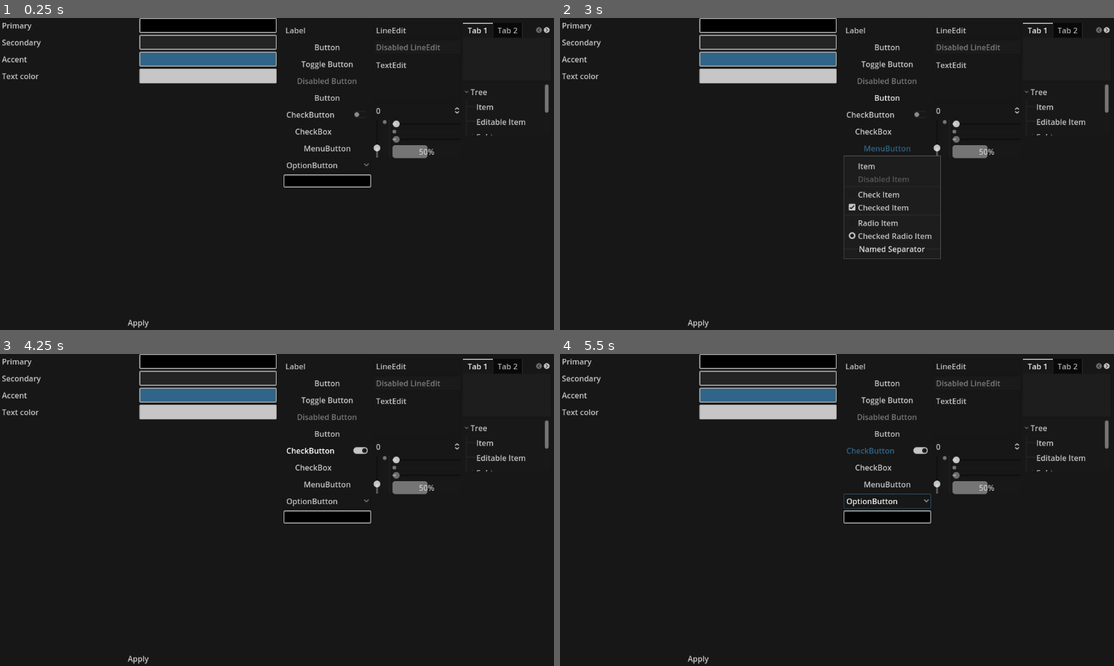
Above: before the commit, frames 1-4 (two rows, left to right).
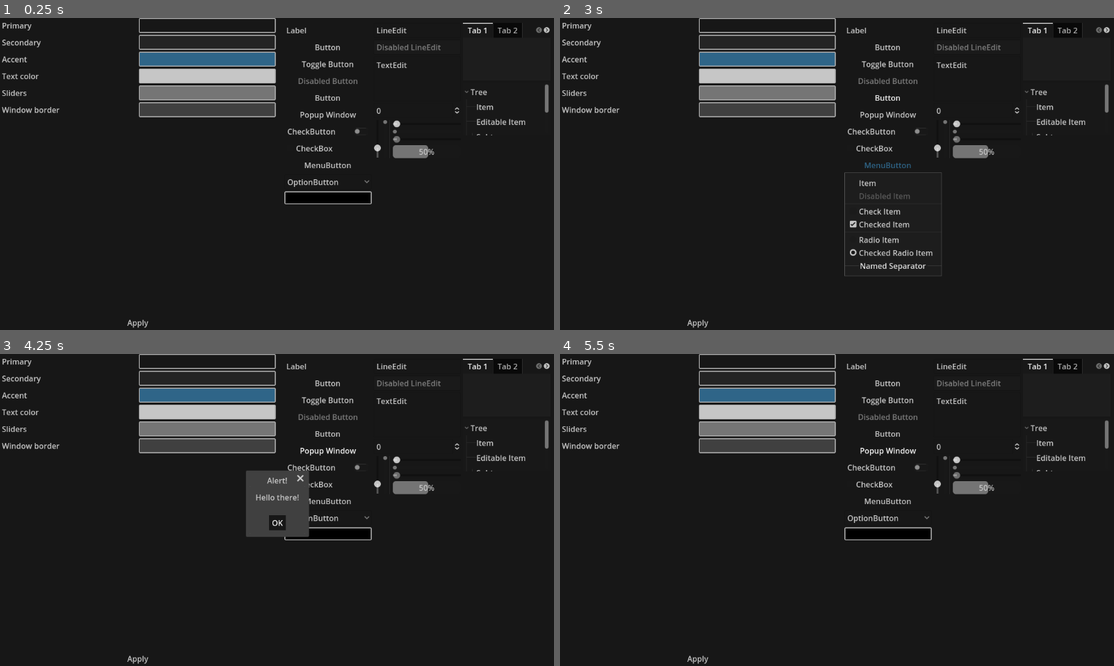
Above: after the commit, the same moments.

Repository: Orama-Interactive/PixeloramaThemeCreator
Game: Godot game, scene res://src/Main.tscn
Two runs of this game, one before a commit and one after it. Both use one fixed random seed, a clock stepped at 60 frames per second and the inputs below.
Inputs (mouse positions are in pixels of both pictures, inside the frame that each line leads up to):
- Up to frame 1 (0.25 s): no input
- Up to frame 2 (3 s): click "Apply" at 0.5 s; click "Button" at 1.25 s; click "Button" at 2 s; click "MenuButton" at 2.75 s
- Up to frame 3 (4.25 s): click (326, 450) at 3.5 s, where only the run after the commit has a clickable "Popup Window"
- Up to frame 4 (5.5 s): click "OptionButton" at 4.25 s; click (837, 522) at 5 s, where only the run after the commit has a clickable "OK"

The runs differ from the first frame. In frame 1, 4.3% of the frame differs, in the area x 0-80%, y 0-100%; in frame 2, 5.2%; in frame 3, 6.4%; in frame 4, 4.4%.

Commit message:
More colors

Diff:
--- a/src/Main.gd
+++ b/src/Main.gd
@@ -3,7 +3,8 @@
 var theme_to_apply := theme.duplicate() as Theme
 var theme_properties := {
 	"Primary": [
-		ThemeProperty.new(&"panel", &"Panel"),
+		ThemeProperty.new(&"panel", &"Panel", Theme.DATA_TYPE_STYLEBOX),
+		ThemeProperty.new(&"panel", &"PopupPanel", Theme.DATA_TYPE_STYLEBOX),
 		ThemeProperty.new(&"disabled", &"Button", Theme.DATA_TYPE_STYLEBOX),
 		ThemeProperty.new(&"focus", &"Button", Theme.DATA_TYPE_STYLEBOX),
 		ThemeProperty.new(&"hover", &"Button", Theme.DATA_TYPE_STYLEBOX),
@@ -12,6 +13,7 @@
 	],
 	"Secondary": [
 		ThemeProperty.new(&"panel", &"PanelContainer", Theme.DATA_TYPE_STYLEBOX),
+		ThemeProperty.new(&"panel", &"AcceptDialog", Theme.DATA_TYPE_STYLEBOX),
 		ThemeProperty.new(&"panel", &"TabContainer", Theme.DATA_TYPE_STYLEBOX),
 		ThemeProperty.new(&"clear_color", &"Misc"),
 	],
@@ -25,6 +27,8 @@
 		ThemeProperty.new(&"tab_selected", &"TabContainer", Theme.DATA_TYPE_STYLEBOX, true),
 		ThemeProperty.new(&"selected", &"Tree", Theme.DATA_TYPE_STYLEBOX),
 		ThemeProperty.new(&"selected_focus", &"Tree", Theme.DATA_TYPE_STYLEBOX),
+		ThemeProperty.new(&"font_focus_color", &"Button"),
+		ThemeProperty.new(&"font_hover_color", &"Button"),
 		ThemeProperty.new(&"font_hover_pressed_color", &"Button"),
 		ThemeProperty.new(&"font_pressed_color", &"Button"),
 		ThemeProperty.new(&"icon_color_pressed", &"Button"),
@@ -33,7 +37,26 @@
 	],
 	"Text color": [
 		ThemeProperty.new(&"font_color", &"Button"),
+		ThemeProperty.new(&"font_color", &"MenuButton"),
+		ThemeProperty.new(&"font_color", &"OptionButton"),
+		ThemeProperty.new(&"font_color", &"ProgressBar"),
+		ThemeProperty.new(&"font_color", &"Label"),
+		ThemeProperty.new(&"font_color", &"LineEdit"),
+		ThemeProperty.new(&"font_color", &"TextEdit"),
+		ThemeProperty.new(&"font_color", &"Tree"),
+		ThemeProperty.new(&"font_selected_color", &"TabBar"),
+		ThemeProperty.new(&"font_unselected_color", &"TabBar"),
+		ThemeProperty.new(&"font_selected_color", &"TabContainer"),
+		ThemeProperty.new(&"font_unselected_color", &"TabContainer"),
+		ThemeProperty.new(&"title_color", &"Window"),
 	],
+	"Sliders": [
+		ThemeProperty.new(&"grabber", &"HScrollBar", Theme.DATA_TYPE_STYLEBOX),
+		ThemeProperty.new(&"grabber", &"VScrollBar", Theme.DATA_TYPE_STYLEBOX),
+	],
+	"Window border": [
+		ThemeProperty.new(&"embedded_border", &"Window", Theme.DATA_TYPE_STYLEBOX),
+	]
 }
 
 @onready var grid_container := %GridContainer as GridContainer
@@ -59,6 +82,8 @@
 			theme.set_color(name, theme_type, color)
 		elif data_type == Theme.DATA_TYPE_STYLEBOX:
 			var stylebox := theme.get_stylebox(name, theme_type)
+			if not is_instance_valid(stylebox):
+				stylebox = StyleBoxFlat.new()
 			if stylebox is StyleBoxFlat:
 				if border:
 					stylebox.border_color = color
--- a/src/Main.tscn
+++ b/src/Main.tscn
@@ -22,7 +22,7 @@
 grow_horizontal = 2
 grow_vertical = 2
 
-[node name="HBoxContainer" type="HBoxContainer" parent="Panel"]
+[node name="HSplitContainer" type="HSplitContainer" parent="Panel"]
 layout_mode = 1
 anchors_preset = 15
 anchor_right = 1.0
@@ -30,23 +30,23 @@
 grow_horizontal = 2
 grow_vertical = 2
 
-[node name="VBoxContainer" type="VBoxContainer" parent="Panel/HBoxContainer"]
+[node name="VBoxContainer" type="VBoxContainer" parent="Panel/HSplitContainer"]
 layout_mode = 2
 size_flags_horizontal = 3
 
-[node name="GridContainer" type="GridContainer" parent="Panel/HBoxContainer/VBoxContainer"]
+[node name="GridContainer" type="GridContainer" parent="Panel/HSplitContainer/VBoxContainer"]
 unique_name_in_owner = true
 layout_mode = 2
 size_flags_horizontal = 3
 size_flags_vertical = 3
 columns = 2
 
-[node name="ApplyButton" type="Button" parent="Panel/HBoxContainer/VBoxContainer"]
+[node name="ApplyButton" type="Button" parent="Panel/HSplitContainer/VBoxContainer"]
 layout_mode = 2
 text = "Apply"
 
-[node name="ThemePreview" parent="Panel/HBoxContainer" instance=ExtResource("3_5b7v3")]
+[node name="ThemePreview" parent="Panel/HSplitContainer" instance=ExtResource("3_5b7v3")]
 unique_name_in_owner = true
 layout_mode = 2
 
-[connection signal="pressed" from="Panel/HBoxContainer/VBoxContainer/ApplyButton" to="." method="_on_apply_button_pressed"]
+[connection signal="pressed" from="Panel/HSplitContainer/VBoxContainer/ApplyButton" to="." method="_on_apply_button_pressed"]
--- a/src/ThemePreview.gd
+++ b/src/ThemePreview.gd
@@ -1,9 +1,13 @@
 @tool
 extends Panel
 
+@onready var popup_window: Button = $MarginContainer/HBoxContainer/Buttons/PopupWindow
 @onready var tree: Tree = $MarginContainer/HBoxContainer/VBoxContainer2/Tree
+@onready var accept_dialog: AcceptDialog = $AcceptDialog
+
 
 func _ready() -> void:
+	popup_window.pressed.connect(func(): accept_dialog.popup_centered())
 	var root := tree.create_item()
 	root.set_text(0, "Tree")
 	var child1 := tree.create_item(root)
--- a/src/ThemePreview.tscn
+++ b/src/ThemePreview.tscn
@@ -52,6 +52,10 @@
 [node name="Button4" type="Button" parent="MarginContainer/HBoxContainer/Buttons"]
 layout_mode = 2
 text = "Button"
+
+[node name="PopupWindow" type="Button" parent="MarginContainer/HBoxContainer/Buttons"]
+layout_mode = 2
+text = "Popup Window"
 
 [node name="CheckButton" type="CheckButton" parent="MarginContainer/HBoxContainer/Buttons"]
 layout_mode = 2
@@ -188,3 +192,7 @@
 [node name="Tree" type="Tree" parent="MarginContainer/HBoxContainer/VBoxContainer2"]
 custom_minimum_size = Vector2(0, 110)
 layout_mode = 2
+
+[node name="AcceptDialog" type="AcceptDialog" parent="."]
+size = Vector2i(107, 100)
+dialog_text = "Hello there!"
--- a/theme.tres
+++ b/theme.tres
@@ -1,4 +1,16 @@
-[gd_resource type="Theme" load_steps=61 format=3 uid="uid://b1vk0cnywtboc"]
+[gd_resource type="Theme" load_steps=70 format=3 uid="uid://b1vk0cnywtboc"]
+
+[sub_resource type="StyleBoxFlat" id="StyleBoxFlat_755mo"]
+content_margin_left = 8.0
+content_margin_top = 8.0
+content_margin_right = 8.0
+content_margin_bottom = 8.0
+bg_color = Color(0.25, 0.25, 0.25, 1)
+corner_radius_top_left = 3
+corner_radius_top_right = 3
+corner_radius_bottom_right = 3
+corner_radius_bottom_left = 3
+corner_detail = 5
 
 [sub_resource type="StyleBoxFlat" id="23"]
 content_margin_left = 6.0
@@ -185,6 +197,75 @@
 shadow_color = Color(0, 0, 0, 0.3)
 shadow_size = 8
 
+[sub_resource type="StyleBoxFlat" id="StyleBoxFlat_ri1fl"]
+content_margin_left = 4.0
+content_margin_top = 4.0
+content_margin_right = 4.0
+content_margin_bottom = 4.0
+bg_color = Color(0.458824, 0.458824, 0.458824, 1)
+corner_radius_top_left = 10
+corner_radius_top_right = 10
+corner_radius_bottom_right = 10
+corner_radius_bottom_left = 10
+corner_detail = 6
+
+[sub_resource type="StyleBoxFlat" id="StyleBoxFlat_q3k4c"]
+content_margin_left = 4.0
+content_margin_top = 4.0
+content_margin_right = 4.0
+content_margin_bottom = 4.0
+bg_color = Color(1, 1, 1, 0.75)
+corner_radius_top_left = 10
+corner_radius_top_right = 10
+corner_radius_bottom_right = 10
+corner_radius_bottom_left = 10
+corner_detail = 6
+
+[sub_resource type="StyleBoxFlat" id="StyleBoxFlat_l27bo"]
+content_margin_left = 4.0
+content_margin_top = 4.0
+content_margin_right = 4.0
+content_margin_bottom = 4.0
+bg_color = Color(0.75, 0.75, 0.75, 0.75)
+corner_radius_top_left = 10
+corner_radius_top_right = 10
+corner_radius_bottom_right = 10
+corner_radius_bottom_left = 10
+corner_detail = 6
+
+[sub_resource type="StyleBoxFlat" id="StyleBoxFlat_1emgw"]
+content_margin_left = 0.0
+content_margin_top = 4.0
+content_margin_right = 0.0
+content_margin_bottom = 4.0
+bg_color = Color(0.1, 0.1, 0.1, 0.6)
+corner_radius_top_left = 10
+corner_radius_top_right = 10
+corner_radius_bottom_right = 10
+corner_radius_bottom_left = 10
+corner_detail = 6
+
+[sub_resource type="StyleBoxFlat" id="StyleBoxFlat_ktbsq"]
+content_margin_left = 4.0
+content_margin_top = 4.0
+content_margin_right = 4.0
+content_margin_bottom = 4.0
+bg_color = Color(1, 1, 1, 0.75)
+draw_center = false
+border_width_left = 2
+border_width_top = 2
+border_width_right = 2
+border_width_bottom = 2
+corner_radius_top_left = 3
+corner_radius_top_right = 3
+corner_radius_bottom_right = 3
+corner_radius_bottom_left = 3
+corner_detail = 5
+expand_margin_left = 2.0
+expand_margin_top = 2.0
+expand_margin_right = 2.0
+expand_margin_bottom = 2.0
+
 [sub_resource type="StyleBoxLine" id="81"]
 color = Color(1, 1, 1, 0.1)
 
@@ -367,6 +448,22 @@
 corner_radius_bottom_right = 2
 corner_radius_bottom_left = 2
 
+[sub_resource type="StyleBoxFlat" id="112"]
+content_margin_left = 6.0
+content_margin_top = 4.0
+content_margin_right = 6.0
+content_margin_bottom = 4.0
+bg_color = Color(0.0906248, 0.0906248, 0.0906248, 1)
+border_color = Color(0.0792967, 0.0792967, 0.0792967, 1)
+
+[sub_resource type="StyleBoxLine" id="113"]
+color = Color(1, 1, 1, 0.1)
+grow_begin = 7.0
+
+[sub_resource type="StyleBoxLine" id="114"]
+color = Color(1, 1, 1, 0.1)
+grow_end = 7.0
+
 [sub_resource type="StyleBoxFlat" id="105"]
 content_margin_left = 8.0
 content_margin_top = 8.0
@@ -381,26 +478,22 @@
 shadow_color = Color(0, 0, 0, 0.3)
 shadow_size = 4
 
-[sub_resource type="StyleBoxFlat" id="112"]
-content_margin_left = 6.0
-content_margin_top = 4.0
-content_margin_right = 6.0
-content_margin_bottom = 4.0
-bg_color = Color(0.0906248, 0.0906248, 0.0906248, 1)
-border_color = Color(0.0792967, 0.0792967, 0.0792967, 1)
-
-[sub_resource type="StyleBoxLine" id="113"]
-color = Color(1, 1, 1, 0.1)
-grow_begin = 7.0
-
-[sub_resource type="StyleBoxLine" id="114"]
-color = Color(1, 1, 1, 0.1)
-grow_end = 7.0
-
 [sub_resource type="StyleBoxLine" id="115"]
 color = Color(1, 1, 1, 0.1)
 grow_begin = 7.0
 grow_end = 7.0
+
+[sub_resource type="StyleBoxFlat" id="StyleBoxFlat_fc11h"]
+content_margin_left = 4.0
+content_margin_top = 4.0
+content_margin_right = 4.0
+content_margin_bottom = 4.0
+bg_color = Color(0.101961, 0.101961, 0.101961, 0.6)
+corner_radius_top_left = 3
+corner_radius_top_right = 3
+corner_radius_bottom_right = 3
+corner_radius_bottom_left = 3
+corner_detail = 5
 
 [sub_resource type="StyleBoxEmpty" id="123"]
 
@@ -542,6 +635,18 @@
 bg_color = Color(0.0679686, 0.0679686, 0.0679686, 1)
 border_color = Color(0.113281, 0.113281, 0.113281, 1)
 
+[sub_resource type="StyleBoxFlat" id="StyleBoxFlat_bbug8"]
+content_margin_left = 4.0
+content_margin_top = 0.0
+content_margin_right = 4.0
+content_margin_bottom = 0.0
+bg_color = Color(0.1, 0.1, 0.1, 0.6)
+corner_radius_top_left = 10
+corner_radius_top_right = 10
+corner_radius_bottom_right = 10
+corner_radius_bottom_left = 10
+corner_detail = 6
+
 [sub_resource type="StyleBoxLine" id="167"]
 color = Color(1, 1, 1, 0.1)
 grow_begin = 0.0
@@ -569,24 +674,42 @@
 content_margin_bottom = 0.0
 bg_color = Color(0.0679686, 0.0679686, 0.0679686, 1)
 
-[sub_resource type="StyleBoxFlat" id="176"]
-content_margin_left = 8.0
-content_margin_top = 8.0
-content_margin_right = 8.0
+[sub_resource type="StyleBoxFlat" id="StyleBoxFlat_pgljm"]
+content_margin_left = 10.0
+content_margin_top = 28.0
+content_margin_right = 10.0
 content_margin_bottom = 8.0
-bg_color = Color(0.113281, 0.113281, 0.113281, 1)
-border_width_left = 1
-border_width_top = 24
-border_width_right = 1
-border_width_bottom = 1
-border_color = Color(0.113281, 0.113281, 0.113281, 1)
-expand_margin_top = 24.0
-shadow_color = Color(0, 0, 0, 0.3)
-shadow_size = 4
+bg_color = Color(0.25098, 0.25098, 0.25098, 1)
+corner_radius_top_left = 3
+corner_radius_top_right = 3
+corner_radius_bottom_right = 3
+corner_radius_bottom_left = 3
+corner_detail = 5
+expand_margin_left = 8.0
+expand_margin_top = 32.0
+expand_margin_right = 8.0
+expand_margin_bottom = 6.0
+
+[sub_resource type="StyleBoxFlat" id="StyleBoxFlat_wmfk1"]
+content_margin_left = 10.0
+content_margin_top = 28.0
+content_margin_right = 10.0
+content_margin_bottom = 8.0
+bg_color = Color(0.4, 0.4, 0.4, 1)
+corner_radius_top_left = 3
+corner_radius_top_right = 3
+corner_radius_bottom_right = 3
+corner_radius_bottom_left = 3
+corner_detail = 5
+expand_margin_left = 8.0
+expand_margin_top = 32.0
+expand_margin_right = 8.0
+expand_margin_bottom = 6.0
 
 [resource]
 resource_name = "Dark"
 default_font_size = 16
+AcceptDialog/styles/panel = SubResource("StyleBoxFlat_755mo")
 BoxContainer/constants/separation = 4
 Button/colors/font_color = Color(0.77832, 0.77832, 0.77832, 1)
 Button/colors/font_pressed_color = Color(0.184314, 0.396078, 0.533333, 1)
@@ -595,20 +718,10 @@
 Button/styles/hover = SubResource("23")
 Button/styles/normal = SubResource("23")
 Button/styles/pressed = SubResource("StyleBoxFlat_t0f5f")
-CheckBox/colors/font_color = Color(0.77832, 0.77832, 0.77832, 1)
-CheckBox/colors/font_color_disabled = Color(1, 1, 1, 0.3)
-CheckBox/colors/font_color_hover = Color(0.866992, 0.866992, 0.866992, 1)
-CheckBox/colors/font_color_hover_pressed = Color(1, 1, 1, 1)
-CheckBox/colors/font_color_pressed = Color(0.184314, 0.396078, 0.533333, 1)
 CheckBox/styles/disabled = SubResource("15")
 CheckBox/styles/hover = SubResource("15")
 CheckBox/styles/normal = SubResource("15")
 CheckBox/styles/pressed = SubResource("15")
-CheckButton/colors/font_color = Color(0.77832, 0.77832, 0.77832, 1)
-CheckButton/colors/font_color_disabled = Color(1, 1, 1, 0.3)
-CheckButton/colors/font_color_hover = Color(0.866992, 0.866992, 0.866992, 1)
-CheckButton/colors/font_color_hover_pressed = Color(1, 1, 1, 1)
-CheckButton/colors/font_color_pressed = Color(0.184314, 0.396078, 0.533333, 1)
 CheckButton/constants/check_vadjust = 0
 CheckButton/constants/hseparation = 4
 CheckButton/styles/disabled = SubResource("23")
@@ -665,6 +778,11 @@
 GridContainer/constants/hseparation = 4
 GridContainer/constants/vseparation = 4
 HBoxContainer/constants/separation = 4
+HScrollBar/styles/grabber = SubResource("StyleBoxFlat_ri1fl")
+HScrollBar/styles/grabber_highlight = SubResource("StyleBoxFlat_q3k4c")
+HScrollBar/styles/grabber_pressed = SubResource("StyleBoxFlat_l27bo")
+HScrollBar/styles/scroll = SubResource("StyleBoxFlat_1emgw")
+HScrollBar/styles/scroll_focus = SubResource("StyleBoxFlat_ktbsq")
 HSeparator/constants/separation = 4
 HSeparator/styles/separator = SubResource("81")
 HSlider/styles/grabber_area = SubResource("86")
@@ -688,10 +806,7 @@
 ItemList/styles/selected = SubResource("95")
 ItemList/styles/selected_focus = SubResource("96")
 Label/colors/font_color = Color(0.77832, 0.77832, 0.77832, 1)
-Label/colors/font_color_shadow = Color(0, 0, 0, 0)
-Label/colors/font_outline_modulate = Color(1, 1, 1, 1)
 Label/constants/line_spacing = 3
-Label/constants/shadow_as_outline = 0
 Label/constants/shadow_offset_x = 1
 Label/constants/shadow_offset_y = 1
 Label/styles/normal = SubResource("97")
@@ -699,7 +814,6 @@
 LineEdit/colors/clear_button_color_pressed = Color(0.184314, 0.396078, 0.533333, 1)
 LineEdit/colors/font_color = Color(0.77832, 0.77832, 0.77832, 1)
 LineEdit/colors/selection_color = Color(0.184314, 0.396078, 0.533333, 0.4)
-LineEdit/constants/minimum_spaces = 12
 LineEdit/styles/focus = SubResource("3")
 LineEdit/styles/normal = SubResource("5")
 LineEdit/styles/read_only = SubResource("2")
@@ -713,10 +827,6 @@
 MarginContainer/constants/margin_right = 0
 MarginContainer/constants/margin_top = 0
 MenuButton/colors/font_color = Color(0.77832, 0.77832, 0.77832, 1)
-MenuButton/colors/font_color_disabled = Color(1, 1, 1, 0.3)
-MenuButton/colors/font_color_hover = Color(0.866992, 0.866992, 0.866992, 1)
-MenuButton/colors/font_color_pressed = Color(1, 1, 1, 1)
-MenuButton/constants/hseparation = 3
 MenuButton/styles/disabled = SubResource("23")
 MenuButton/styles/focus = SubResource("23")
 MenuButton/styles/hover = SubResource("23")
@@ -724,12 +834,7 @@
 MenuButton/styles/pressed = SubResource("23")
 Misc/colors/clear_color = Color(0.141176, 0.141176, 0.141176, 1)
 OptionButton/colors/font_color = Color(0.77832, 0.77832, 0.77832, 1)
-OptionButton/colors/font_color_disabled = Color(1, 1, 1, 0.3)
-OptionButton/colors/font_color_hover = Color(0.866667, 0.866667, 0.866667, 1)
-OptionButton/colors/font_color_pressed = Color(0.184314, 0.396078, 0.533333, 1)
-OptionButton/colors/icon_color_hover = Color(1.15, 1.15, 1.15, 1)
 OptionButton/constants/arrow_margin = 4
-OptionButton/constants/hseparation = 4
 OptionButton/constants/modulate_arrow = 1
 OptionButton/styles/disabled = SubResource("2")
 OptionButton/styles/focus = SubResource("3")
@@ -740,7 +845,6 @@
 Panel/styles/panelf = null
 Panel/styles/panelnc = null
 PanelContainer/styles/panel = SubResource("104")
-Popup/styles/panel = SubResource("105")
 PopupMenu/colors/font_color = Color(0.77832, 0.77832, 0.77832, 1)
 PopupMenu/colors/font_color_accel = Color(1, 1, 1, 0.3)
 PopupMenu/colors/font_color_disabled = Color(1, 1, 1, 0.3)
@@ -757,7 +861,7 @@
 PopupMenu/styles/panel_disabled = null
 PopupMenu/styles/pressed = SubResource("23")
 PopupMenu/styles/separator = SubResource("115")
-PopupPanel/styles/panel = SubResource("105")
+PopupPanel/styles/panel = SubResource("StyleBoxFlat_fc11h")
 ProgressBar/colors/font_color = Color(0.77832, 0.77832, 0.77832, 1)
 RichTextLabel/colors/default_color = Color(0.77832, 0.77832, 0.77832, 1)
 RichTextLabel/colors/font_color_shadow = Color(0, 0, 0, 0)
@@ -771,26 +875,12 @@
 RulerButton/styles/hover = SubResource("1")
 RulerButton/styles/normal = SubResource("1")
 RulerButton/styles/pressed = SubResource("1")
-TabBar/colors/font_color_bg = Color(1, 1, 1, 0.3)
-TabBar/colors/font_color_disabled = Color(0.9, 0.9, 0.9, 0.2)
-TabBar/colors/font_color_fg = Color(0.77832, 0.77832, 0.77832, 1)
-TabBar/constants/hseparation = 4
-TabBar/constants/label_valign_bg = 2
-TabBar/constants/label_valign_fg = 0
-TabBar/constants/top_margin = 24
 TabBar/styles/tab_disabled = SubResource("StyleBoxFlat_fewc7")
 TabBar/styles/tab_focus = SubResource("StyleBoxFlat_bxstr")
 TabBar/styles/tab_hovered = SubResource("StyleBoxFlat_dfms8")
 TabBar/styles/tab_selected = SubResource("StyleBoxFlat_msbem")
 TabBar/styles/tab_unselected = SubResource("StyleBoxFlat_n4ubj")
-TabContainer/colors/font_color_bg = Color(1, 1, 1, 0.3)
-TabContainer/colors/font_color_disabled = Color(0.9, 0.9, 0.9, 0.2)
-TabContainer/colors/font_color_fg = Color(0.77832, 0.77832, 0.77832, 1)
-TabContainer/constants/hseparation = 4
-TabContainer/constants/label_valign_bg = 2
-TabContainer/constants/label_valign_fg = 0
 TabContainer/constants/side_margin = 0
-TabContainer/constants/top_margin = 24
 TabContainer/styles/panel = SubResource("StyleBoxFlat_jssey")
 TabContainer/styles/tab_disabled = SubResource("StyleBoxFlat_fewc7")
 TabContainer/styles/tab_focus = SubResource("StyleBoxFlat_bxstr")
@@ -849,6 +939,11 @@
 Tree/styles/title_button_normal = SubResource("161")
 Tree/styles/title_button_pressed = SubResource("161")
 VBoxContainer/constants/separation = 4
+VScrollBar/styles/grabber = SubResource("StyleBoxFlat_ri1fl")
+VScrollBar/styles/grabber_highlight = SubResource("StyleBoxFlat_q3k4c")
+VScrollBar/styles/grabber_pressed = SubResource("StyleBoxFlat_l27bo")
+VScrollBar/styles/scroll = SubResource("StyleBoxFlat_bbug8")
+VScrollBar/styles/scroll_focus = SubResource("StyleBoxFlat_ktbsq")
 VSeparator/constants/separation = 4
 VSeparator/styles/separator = SubResource("167")
 VSlider/styles/grabber_area = SubResource("168")
@@ -866,8 +961,6 @@
 ValueSlider/icons/texture_progress = null
 ValueSlider/icons/texture_under = null
 Window/colors/title_color = Color(0.77832, 0.77832, 0.77832, 1)
-Window/constants/close_h_ofs = 22
-Window/constants/close_v_ofs = 20
-Window/constants/scaleborder_size = 4
 Window/constants/title_height = 24
-Window/styles/panel = SubResource("176")
+Window/styles/embedded_border = SubResource("StyleBoxFlat_pgljm")
+Window/styles/embedded_unfocused_border = SubResource("StyleBoxFlat_wmfk1")
